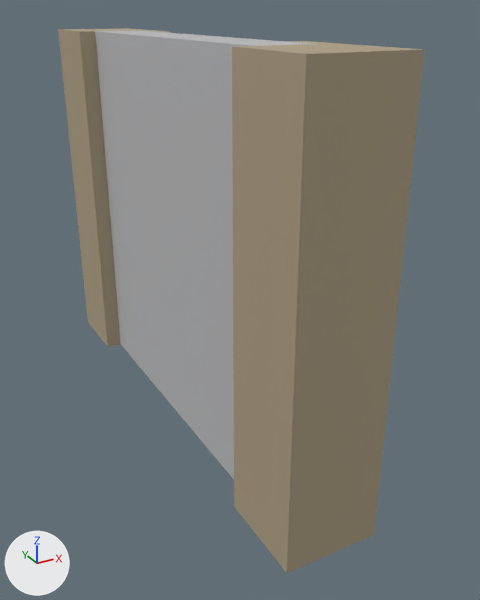
A saved change to the OBJ model assets/models/Wood_Wall_Double_Cross_01.obj.
Both versions are drawn from a camera (50 mm lens) standing at (-1.52, -3.38, 2.33) and looking at (0.19, -0.26, 0.78). The axes (+X, +Y, +Z) are drawn at lower left. The lights are the same throughout. Where no turn or scale is listed for an object, it has been applied to the vertices.

Objects in the first picture: 'Mesh1_Wood_Wall_Double_Cross_Model'.
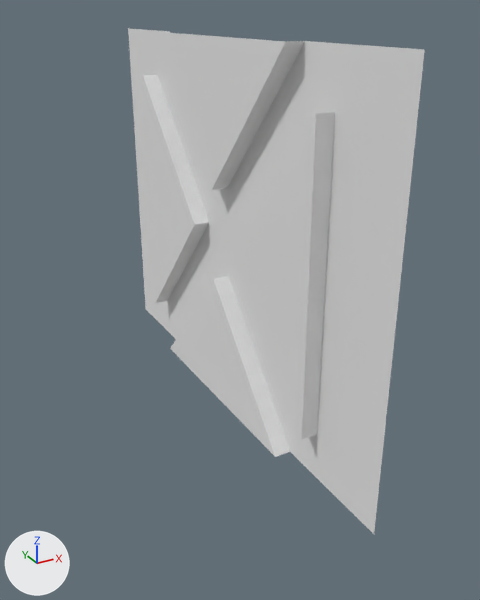
What differs and where, as boxes [x1, y1, x2, y2] in the pictures (480 x 600 px):
'Mesh1_Wood_Wall_Double_Cross_Model', recoloured, reshaped (19% narrower, 7% shorter)
    before: [58, 28, 425, 573]
    after: [128, 28, 425, 534]
part 1 of me_mesh1_wood_wall_double_cross_model, deleted
    before: [58, 28, 425, 573]

What changed in the scene script:
```text
Change mat_wood:
    mat_wood.base_color: (0.427, 0.349, 0.228) -> (0.8, 0.8, 0.8)  # beige #af9f83 -> white #e7e7e7
Change mat_dark_stone:
    mat_dark_stone.base_color: (0.499, 0.502, 0.512) -> (0.8, 0.8, 0.8)  # grey #bbbcbe -> white #e7e7e7
Change me_mesh1_wood_wall_double_cross_model:
    used by ob_mesh1_wood_wall_double_cross_model
    remove me_mesh1_wood_wall_double_cross_model.from_pydata(...)  # 48 vertices, 122 faces; spans x -0.25..0.25, y -1.5..1.5, z 0.0..2.2
    add me_mesh1_wood_wall_double_cross_model.from_pydata(...)  # 32 vertices, 46 faces; spans x 0.15..0.25, y -1.5..1.5, z 0.0..2.2
    me_mesh1_wood_wall_double_cross_model part 1
    16 vertices are removed from x -0.25..0.15, y -1.5..1.5, z 0.0..2.2
    76 faces are deleted
    remove me_mesh1_wood_wall_double_cross_model.materials.append(mat_light_stone)  # light grey #c6c6c8
```
